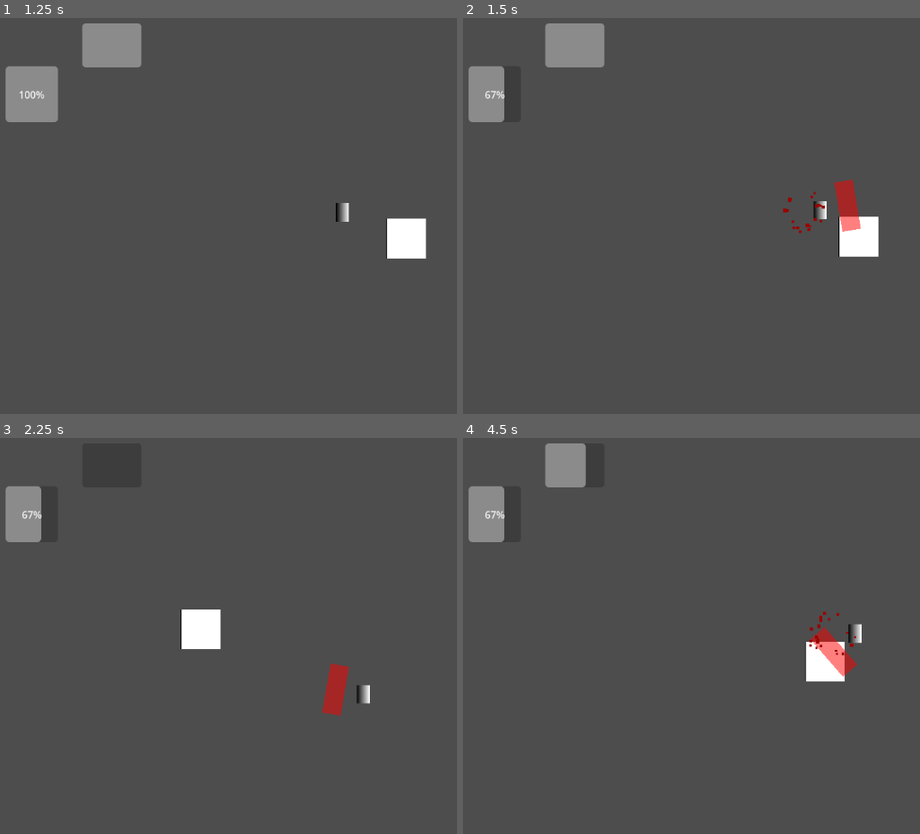
Above: before the commit, frames 1-4 (two rows, left to right).
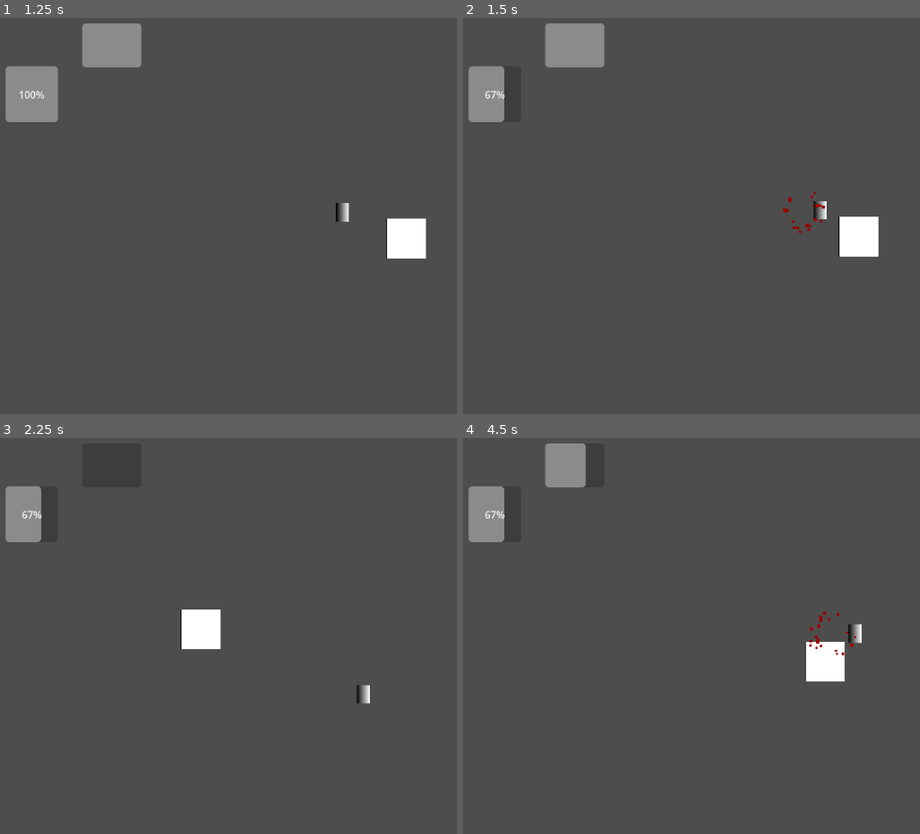
Above: after the commit, the same moments.

Repository: MarsikBlancik/HackathonV3
Game: Godot game, scene res://main_menu.tscn
The game is run twice, just before and just after one commit, with the same random seed, the same clock (stepped at 60 frames per second) and the same inputs. The engine's default icon, where the game draws it, is replaced by a stand-in: a white triangle on a blue panel in a dark square.
Inputs (mouse positions are in pixels of both pictures, inside the frame that each line leads up to):
- Up to frame 1 (1.25 s): click "Graj" at 0.5 s
- Up to frame 2 (1.5 s): tap Enter at 1.25 s; move the mouse to (outside the picture) at 1.27 s; hold D from 1.28 s (still down); tap F at 1.35 s; click (outside the picture) at 1.42 s
- Up to frame 3 (2.25 s): tap Space at 1.52, 1.55, 1.82, 2.1 s; move the mouse to (201, 651) at 2.02 s; release D at 2.03 s; hold S from 2.03 s (still down); click (201, 651) at 2.17 s
- Up to frame 4 (4.5 s): tap Space at 2.27, 2.57, 3.05, 4.25 s; tap F at 2.3, 2.85, 4.35 s; move the mouse to (878, 544) at 2.77 s; release S at 2.78 s; hold D 2.78-3.5 s; click (878, 544) at 2.92 s; click "Restart" at 3.5 s; move the mouse to (769, 711) at 4.27 s; hold W from 4.28 s (still down); click (769, 711) at 4.42 s

Frame 1 is identical in both runs. In frame 2, 0.5% of the frame differs, in the area x 81-88%, y 40-54%; in frame 3, 0.5%; in frame 4, 0.5%.

Commit message:
Enemy Ranged, Changed spawner, Projectile + parry

Diff:
--- a/EnemySpawner.tscn
+++ b/EnemySpawner.tscn
@@ -2,10 +2,11 @@
 
 [ext_resource type="Script" uid="uid://c6ibekopxf3ki" path="res://enemy_spawner.gd" id="1_skt6m"]
 [ext_resource type="PackedScene" uid="uid://hxthfkggdh8n" path="res://Enemy.tscn" id="2_v140b"]
+[ext_resource type="PackedScene" uid="uid://xoulvym7le6k" path="res://RangedEnemy.tscn" id="3_v140b"]
 
 [node name="EnemySpawner" type="Node2D" unique_id=1982424048]
 script = ExtResource("1_skt6m")
-enemy_scene = ExtResource("2_v140b")
+enemy_scenes = Array[PackedScene]([ExtResource("2_v140b"), ExtResource("3_v140b")])
 
 [node name="Timer" type="Timer" parent="." unique_id=2033071450]
 wait_time = 2.0
--- /dev/null
+++ b/Projectile.tscn
@@ -0,0 +1,20 @@
+[gd_scene format=3 uid="uid://cr1l6cs510xaf"]
+
+[ext_resource type="Script" uid="uid://bgfoprfx8eugj" path="res://projectile.gd" id="1_t7eop"]
+
+[sub_resource type="CircleShape2D" id="CircleShape2D_t7eop"]
+
+[sub_resource type="Gradient" id="Gradient_t7eop"]
+
+[sub_resource type="GradientTexture2D" id="GradientTexture2D_e7peq"]
+gradient = SubResource("Gradient_t7eop")
+
+[node name="Projectile" type="Area2D" unique_id=428080352]
+script = ExtResource("1_t7eop")
+
+[node name="CollisionShape2D" type="CollisionShape2D" parent="." unique_id=1680786584]
+shape = SubResource("CircleShape2D_t7eop")
+
+[node name="Sprite2D" type="Sprite2D" parent="CollisionShape2D" unique_id=1534790379]
+scale = Vector2(0.3, 0.3)
+texture = SubResource("GradientTexture2D_e7peq")
--- /dev/null
+++ b/RangedEnemy.tscn
@@ -0,0 +1,24 @@
+[gd_scene format=3 uid="uid://xoulvym7le6k"]
+
+[ext_resource type="Script" uid="uid://c5hd6u8pnjfsn" path="res://ranged_enemy.gd" id="1_o20mk"]
+[ext_resource type="PackedScene" uid="uid://cr1l6cs510xaf" path="res://Projectile.tscn" id="2_smfiu"]
+[ext_resource type="Texture2D" uid="uid://bg6fn6js05eym" path="res://icon.svg" id="2_vqnxx"]
+
+[sub_resource type="RectangleShape2D" id="RectangleShape2D_smfiu"]
+size = Vector2(85, 85)
+
+[node name="RangedEnemy" type="Node2D" unique_id=513809056]
+modulate = Color(0.46080607, 0.70813626, 3.85046e-07, 1)
+script = ExtResource("1_o20mk")
+projectile_scene = ExtResource("2_smfiu")
+
+[node name="Sprite2D" type="Sprite2D" parent="." unique_id=1195580192]
+modulate = Color(0.94208246, 0, 0.5169437, 1)
+scale = Vector2(0.66235924, 0.66235924)
+texture = ExtResource("2_vqnxx")
+
+[node name="Hitbox" type="Area2D" parent="." unique_id=519956906]
+
+[node name="CollisionShape2D" type="CollisionShape2D" parent="Hitbox" unique_id=2107562233]
+position = Vector2(-0.5, 0.5)
+shape = SubResource("RectangleShape2D_smfiu")
--- a/enemy_spawner.gd
+++ b/enemy_spawner.gd
@@ -1,6 +1,7 @@
 extends Node2D
 
-@export var enemy_scene: PackedScene
+# ZMIANA: Tablica scen przeciwników zamiast jednej sceny
+@export var enemy_scenes: Array[PackedScene]
 @export var offscreen_buffer: float = 100.0
 
 # --- USTAWIENIA TRUDNOŚCI ---
@@ -21,19 +22,15 @@
 
 func _process(delta: float) -> void:
 	# Płynnie zmniejszamy czas bazowy co klatkę.
-	# Obliczamy o ile sekund czas ma spadać w ciągu JEDNEJ sekundy gry.
 	var decrease_per_second = (initial_spawn_time - min_spawn_time) / time_to_reach_limit
-
 	current_base_time -= decrease_per_second * delta
-
-	# Pilnujemy, aby czas bazowy nie spadł poniżej limitu
 	current_base_time = max(min_spawn_time, current_base_time)
 
 func _on_timer_timeout() -> void:
 	if is_instance_valid(player):
 		spawn_enemy()
 
-	# Odpalamy Timer na nowo (nie obniżamy już czasu tutaj!)
+	# Odpalamy Timer na nowo
 	set_next_timer()
 
 func set_next_timer() -> void:
@@ -44,7 +41,19 @@
 	timer.start(next_time)
 
 func spawn_enemy() -> void:
-	var new_enemy = enemy_scene.instantiate()
+	# Zabezpieczenie: Sprawdzamy, czy tablica nie jest pusta
+	if enemy_scenes.is_empty():
+		print("BŁĄD: Lista enemy_scenes jest pusta! Dodaj wrogów w Inspektorze.")
+		return
+
+	# Losujemy jedną scenę z dostępnych w tablicy
+	var random_scene = enemy_scenes.pick_random()
+
+	# Upewniamy się, że wylosowane pole nie jest puste (np. ktoś dodał element, ale nie przypisał pliku)
+	if random_scene == null:
+		return
+
+	var new_enemy = random_scene.instantiate()
 	var random_angle = randf() * TAU
 
 	var viewport_size = get_viewport_rect().size
--- a/player.gd
+++ b/player.gd
@@ -28,27 +28,23 @@
 # --- MODUŁ KAMERY (SHAKE) ---
 @onready var camera: Camera2D = $Camera2D
 
-var shake_strength: float = 0.0 # Aktualna siła trzęsienia
-@export var shake_decay: float = 10.0 # Jak szybko kamera wraca do normy (większa = szybciej)
+var shake_strength: float = 0.0
+@export var shake_decay: float = 10.0
 
 # --- MODUŁ FIZYKI (KNOCKBACK) ---
 var knockback_velocity: Vector2 = Vector2.ZERO
-@export var knockback_friction: float = 10.0 # Jak szybko gracz odzyskuje kontrolę
+@export var knockback_friction: float = 10.0
 
 func _ready() -> void:
-	# KULOODPORNA METODA: Gracz dodaje się do grupy "Player"
 	add_to_group("Player")
-
 	current_hp = max_hp
 	current_energy = max_energy
 
-	# Wysyłamy sygnał na start
 	hp_changed.emit(current_hp, max_hp)
 	energy_changed.emit(current_energy, max_energy)
 
-	print("Gracz gotowy | HP: ", current_hp, " | Energia: ", current_energy)
-
 func _process(delta: float) -> void:
+	# Regeneracja energii
 	if current_energy < max_energy:
 		energy_timer += delta
 		if energy_timer >= energy_recharge_time:
@@ -69,26 +65,16 @@
 		input_direction = input_direction.normalized()
 		last_direction = input_direction
 
-	# --- NOWE: RUCH I KNOCKBACK ---
-	# 1. Obliczanie zwykłego ruchu gracza
+	# Ruch i Knockback
 	var move_velocity = input_direction * speed
-
-	# 2. Wygaszanie knockbacku (siła płynnie spada do zera)
 	knockback_velocity = knockback_velocity.lerp(Vector2.ZERO, knockback_friction * delta)
-
-	# 3. Zastosowanie obu sił (własny ruch + odrzut)
 	position += (move_velocity + knockback_velocity) * delta
 
-	# --- LOGIKA TRZĘSIENIA KAMERY ---
+	# Shake kamery
 	if shake_strength > 0:
-		# Płynnie zmniejszamy siłę trzęsienia do zera
 		shake_strength = lerpf(shake_strength, 0.0, shake_decay * delta)
-
-		# Losujemy przesunięcie (offset) w osi X i Y
 		var random_offset = Vector2(randf_range(-1.0, 1.0), randf_range(-1.0, 1.0)).normalized()
 		camera.offset = random_offset * shake_strength
-
-		# Kiedy siła jest już bliska zeru, zerujemy offset całkowicie
 		if shake_strength < 0.1:
 			shake_strength = 0.0
 			camera.offset = Vector2.ZERO
@@ -97,8 +83,6 @@
 	if event is InputEventKey and event.pressed and not event.echo:
 		if event.physical_keycode == KEY_SPACE and not is_dashing:
 			perform_dash()
-
-		# Klawisz F = obrażenia (DEBUG)
 		if event.physical_keycode == KEY_F:
 			modify_hp(-1)
 
@@ -108,8 +92,7 @@
 
 func perform_dash() -> void:
 	var dash_cost = BASE_STAT * 1
-	if current_energy < dash_cost:
-		return
+	if current_energy < dash_cost: return
 
 	modify_energy(-dash_cost)
 	is_dashing = true
@@ -130,28 +113,32 @@
 
 	var collision_shape = CollisionShape2D.new()
 	var rect_shape = RectangleShape2D.new()
-	rect_shape.size = Vector2(30, 80)
+	rect_shape.size = Vector2(50, 80) # Zwiększyłem nieco szerokość, by łatwiej parować
 	collision_shape.shape = rect_shape
 	attack_area.add_child(collision_shape)
 
-	var debug_rect = ColorRect.new()
-	debug_rect.color = Color(1.0, 0.0, 0.0, 0.5)
-	debug_rect.size = Vector2(30, 80)
-	debug_rect.position = Vector2(-15, -40)
-	attack_area.add_child(debug_rect)
+	# Logika trafienia (Wrogowie ORAZ Pociski)
+	attack_area.area_entered.connect(func(area: Area2D):
+		# 1. Sprawdzanie czy to pocisk do sparowania
+		if area.has_method("parry"):
+			var parry_direction = (get_global_mouse_position() - global_position).normalized()
+			area.parry(parry_direction)
+			apply_camera_shake(5.0) # Lekki efekt przy udanym parowaniu
 
-	# Wewnątrz funkcji attack() w player.gd, tam gdzie wykrywasz kolizję:
-	attack_area.area_entered.connect(func(area: Area2D):
+		# 2. Sprawdzanie czy to wróg
 		var target = area.get_parent()
-		if target != null and target.has_method("take_damage"):
-		# Przekazujemy dodatkowo pozycję gracza (global_position)
+		if target != null and target.has_method("take_damage") and target != self:
 			target.take_damage(BASE_STAT * 1, global_position)
 	)
 
 	add_child(attack_area)
-	get_tree().create_timer(0.2).timeout.connect(func(): attack_area.queue_free())
 
-	# Nowa funkcja, którą możemy wywołać z dowolnego miejsca
+	# Bezpieczne usuwanie attack_area
+	get_tree().create_timer(0.15).timeout.connect(func():
+		if is_instance_valid(attack_area):
+			attack_area.call_deferred("queue_free")
+	)
+
 func apply_camera_shake(intensity: float) -> void:
 	shake_strength = intensity
 
@@ -161,16 +148,14 @@
 
 	if amount < 0:
 		apply_camera_shake(15.0)
-
-		# --- NOWE: ODRZUT GRACZA ---
-		# Jeśli znamy pozycję ataku (nie jest to domyślne zero), odpychamy gracza
 		if source_position != Vector2.ZERO:
 			var push_direction = (global_position - source_position).normalized()
-			knockback_velocity = push_direction * 500.0 # Gracz ma mocniejszy odrzut (500)
+			knockback_velocity = push_direction * 500.0
 
-		var blood = BLOOD_SCENE.instantiate()
-		blood.global_position = global_position
-		get_parent().add_child(blood)
+		if BLOOD_SCENE:
+			var blood = BLOOD_SCENE.instantiate()
+			blood.global_position = global_position
+			get_parent().add_child(blood)
 
 	if current_hp <= 0:
 		die()
@@ -180,4 +165,5 @@
 	energy_changed.emit(current_energy, max_energy)
 
 func die() -> void:
-	get_tree().change_scene_to_file("res://game_over_menu.tscn")
+	# Używamy call_deferred, aby uniknąć błędów fizyki przy zmianie sceny
+	get_tree().call_deferred("change_scene_to_file", "res://game_over_menu.tscn")
--- /dev/null
+++ b/projectile.gd
@@ -0,0 +1,53 @@
+extends Area2D
+
+@export var speed: float = 300.0
+@export var damage: int = 1
+@export var can_be_parried: bool = true
+
+var direction: Vector2 = Vector2.ZERO
+var is_parried: bool = false
+
+func _ready() -> void:
+	# Usuń pocisk po 4 sekundach, żeby nie leciał w nieskończoność
+	get_tree().create_timer(4.0).timeout.connect(queue_free)
+
+	# Podłączenie detekcji kolizji
+	body_entered.connect(_on_body_entered)
+	area_entered.connect(_on_area_entered)
+
+func set_direction(dir: Vector2) -> void:
+	direction = dir
+	rotation = dir.angle()
+
+func _process(delta: float) -> void:
+	position += direction * speed * delta
+
+func _on_body_entered(body: Node) -> void:
+	# 1. Trafienie w gracza (jeśli pocisk nie jest sparowany)
+	if not is_parried and body.is_in_group("Player") and body.has_method("modify_hp"):
+		# Przekazujemy global_position, żeby gracz dostał knockback od pocisku!
+		body.modify_hp(-damage, global_position)
+		queue_free()
+
+	# 2. Trafienie we wroga (jeśli pocisk został odbity/sparowany)
+	elif is_parried and body.has_method("take_damage") and not body.is_in_group("Player"):
+		# Sparowany pocisk zadaje np. podwójne obrażenia
+		body.take_damage(damage * 2, global_position)
+		queue_free()
+
+func _on_area_entered(area: Area2D) -> void:
+	# Obejście na wypadek, gdyby detekcja opierała się na Area2D zamiast ciał
+	var parent = area.get_parent()
+	if parent != null:
+		_on_body_entered(parent)
+
+# --- FUNKCJA PAROWANIA ---
+func parry(new_direction: Vector2) -> void:
+	if can_be_parried and not is_parried:
+		print("Pocisk sparowany!")
+		is_parried = true
+		direction = new_direction # Odbijamy w nowym kierunku
+		speed *= 1.5 # Odbity pocisk przyspiesza
+
+		# Zmiana koloru na zielony, jako wskaźnik odbicia
+		modulate = Color(0.0, 1.0, 0.0)
--- /dev/null
+++ b/ranged_enemy.gd
@@ -0,0 +1,98 @@
+extends Node2D
+
+# --- USTAWIENIA BAZOWE ---
+@export var speed: float = 80.0 # Strzelec jest wolniejszy
+@export var stop_distance: float = 250.0 # Zatrzymuje się dalej od gracza
+
+# --- USTAWIENIA ATAKU ---
+@export var attack_cooldown: float = 1.5 # Czas między strzałami
+@export var projectile_scene: PackedScene # Tu podepnij plik Projectile.tscn w Inspektorze!
+
+# --- STATYSTYKI PRZECIWNIKA ---
+@export var hp: int = 2 # Strzelec jest zazwyczaj "bardziej miękki"
+
+# --- FIZYKA (KNOCKBACK) ---
+var knockback_velocity: Vector2 = Vector2.ZERO
+@export var knockback_friction: float = 10.0
+
+# --- EFEKTY ---
+const BLOOD_SCENE = preload("res://BloodParticles.tscn")
+
+# --- ZMIENNE POMOCNICZE ---
+var player: Node2D = null
+var time_since_last_attack: float = 0.0
+
+func _ready() -> void:
+	player = get_tree().get_first_node_in_group("Player")
+
+	if player == null:
+		print("Błąd: RangedEnemy nie znalazł gracza na mapie!")
+
+func _process(delta: float) -> void:
+	if is_instance_valid(player):
+		var distance_to_player = global_position.distance_to(player.global_position)
+		var direction = (player.global_position - global_position).normalized()
+
+		# 1. Obliczanie normalnego ruchu
+		var move_velocity = Vector2.ZERO
+		if distance_to_player > stop_distance:
+			move_velocity = direction * speed
+
+		# 2. Wygaszanie knockbacku
+		knockback_velocity = knockback_velocity.lerp(Vector2.ZERO, knockback_friction * delta)
+
+		# 3. Poruszanie wroga
+		global_position += (move_velocity + knockback_velocity) * delta
+
+		# 4. Logika atakowania
+		time_since_last_attack += delta
+
+		# Strzela, jeśli jest w miarę blisko swojej strefy zatrzymania
+		if distance_to_player <= stop_distance + 50.0:
+			if time_since_last_attack >= attack_cooldown:
+				perform_attack()
+
+func perform_attack() -> void:
+	time_since_last_attack = 0.0
+
+	if projectile_scene != null:
+		var projectile = projectile_scene.instantiate()
+		# Dodajemy pocisk do sceny głównej
+		get_tree().current_scene.add_child(projectile)
+
+		# Ustawiamy pocisk tam, gdzie wróg
+		projectile.global_position = global_position
+
+		# Obliczamy kierunek i wysyłamy pocisk
+		var direction = (player.global_position - global_position).normalized()
+		projectile.set_direction(direction)
+	else:
+		print("BŁĄD: RangedEnemy nie ma przypisanej sceny pocisku!")
+
+# --- OTRZYMYWANIE OBRAŻEŃ (Z Twoimi efektami) ---
+func take_damage(amount: int, source_position: Vector2) -> void:
+	hp -= amount
+
+	# 1. Knockback
+	var push_direction = (global_position - source_position).normalized()
+	knockback_velocity = push_direction * 400.0
+
+	# 2. Trzęsienie kamery u gracza
+	if is_instance_valid(player) and player.has_method("apply_camera_shake"):
+		player.apply_camera_shake(8.0)
+
+	# 3. Generowanie krwi
+	var blood = BLOOD_SCENE.instantiate()
+	blood.global_position = global_position
+	get_parent().add_child(blood)
+
+	# 4. Rozbłyśnięcie na biało
+	modulate = Color(5.0, 5.0, 5.0)
+	get_tree().create_timer(0.1).timeout.connect(func(): modulate = Color.WHITE)
+
+	# 5. Sprawdzenie, czy zginął
+	if hp <= 0:
+		die()
+
+func die() -> void:
+	queue_free()
Not shown, added: projectile.gd.uid
Not shown, added: ranged_enemy.gd.uid
